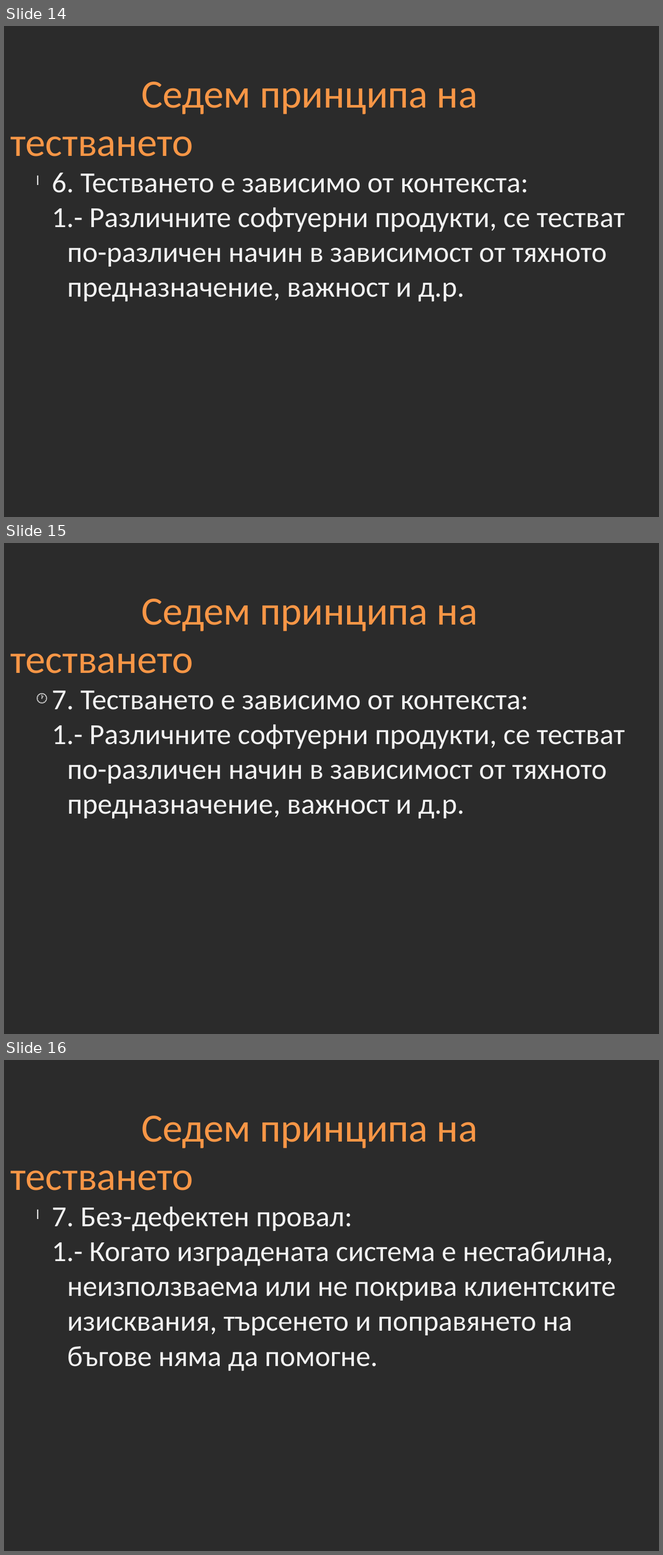
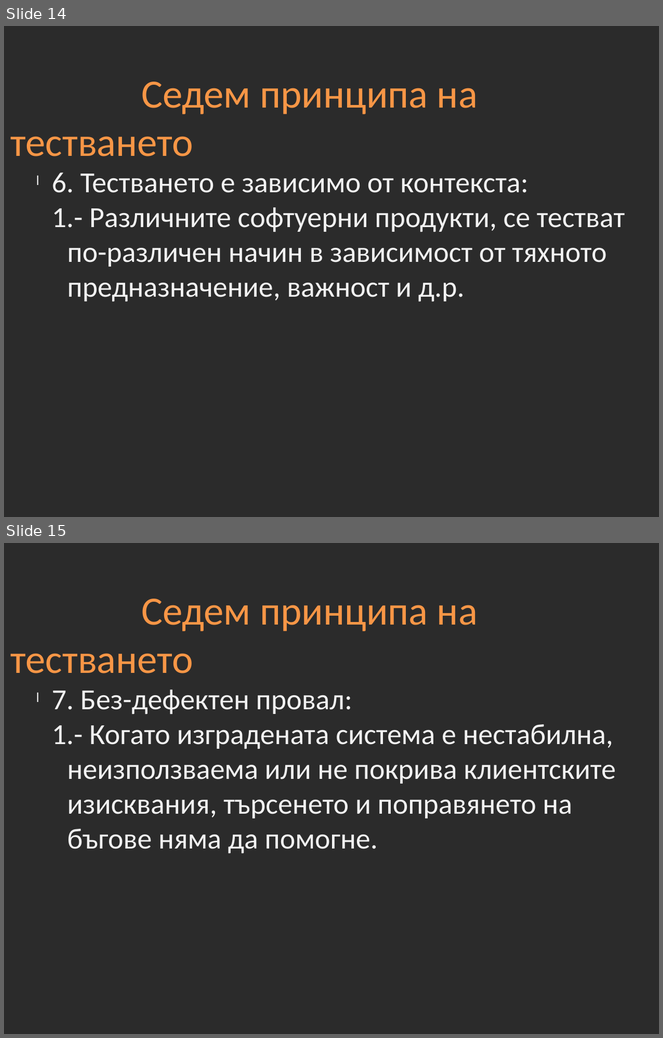
Before and after one commit to Academy-Soft-Intellect/Qality-Assurance-Course, a slide deck: 03_testing_fundamentals.pptx. Shown one above the other, each under a label of ours: slides 14, 15 and 16 before the commit, slides 14 and 15 after it. The pictures are 663x1555 and 663x1038 pixels, drawn with LibreOffice and Linux fonts; fonts in the diff are those of the drawing; background and template pictures are left out; a plain dark background stands for a picture behind light text. Boxes give left, top, right and bottom in pixels: in the first picture for what was removed or moved away, otherwise in the second. Text is boxed around its words. In the diff, an @@ line names an element or a change of style, - is before the commit and + after.

Commit message:
test fundamentals fix

```diff
--- a/03_testing_fundamentals.pptx
+++ b/03_testing_fundamentals.pptx
@@ slide 15 removed at box(4, 543, 659, 1034), background picture (left out) @@
@@ text removed at box(10, 599, 478, 674) @@
-Седем принципа на тестването
@@ text removed at box(52, 691, 625, 819) @@
-🕐 7. Тестването е зависимо от контекста:
-  1. - Различните софтуерни продукти, се тестват по-различен начин в зависимост от тяхното предназначение, важност и д.р.
@@ what was slide 16 is now slide 15 @@
```
